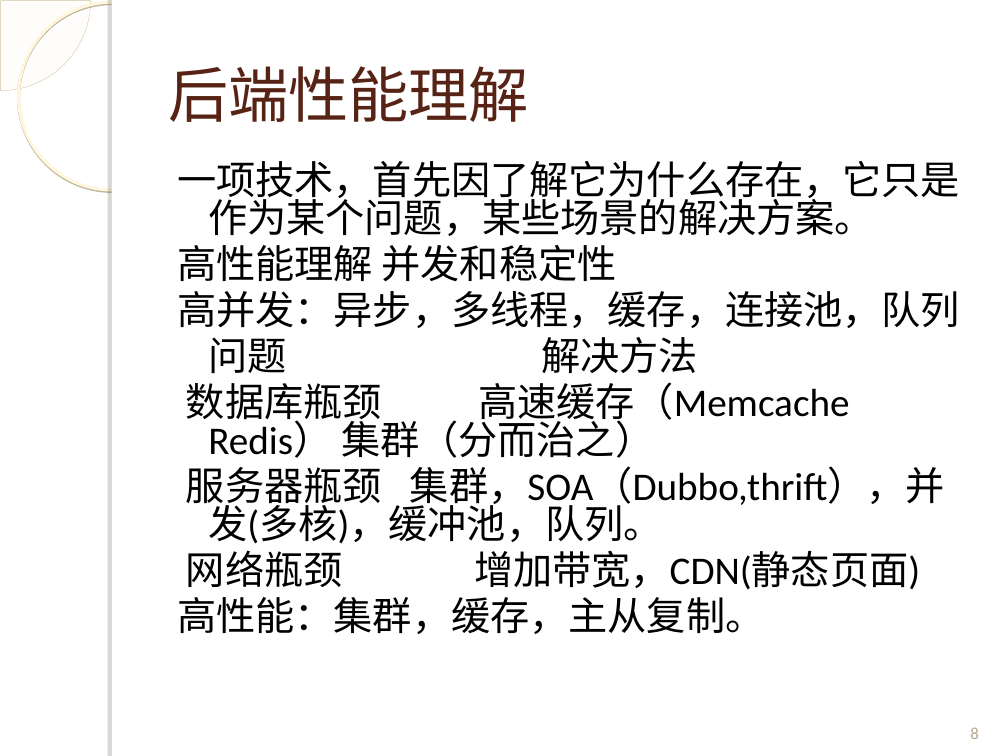
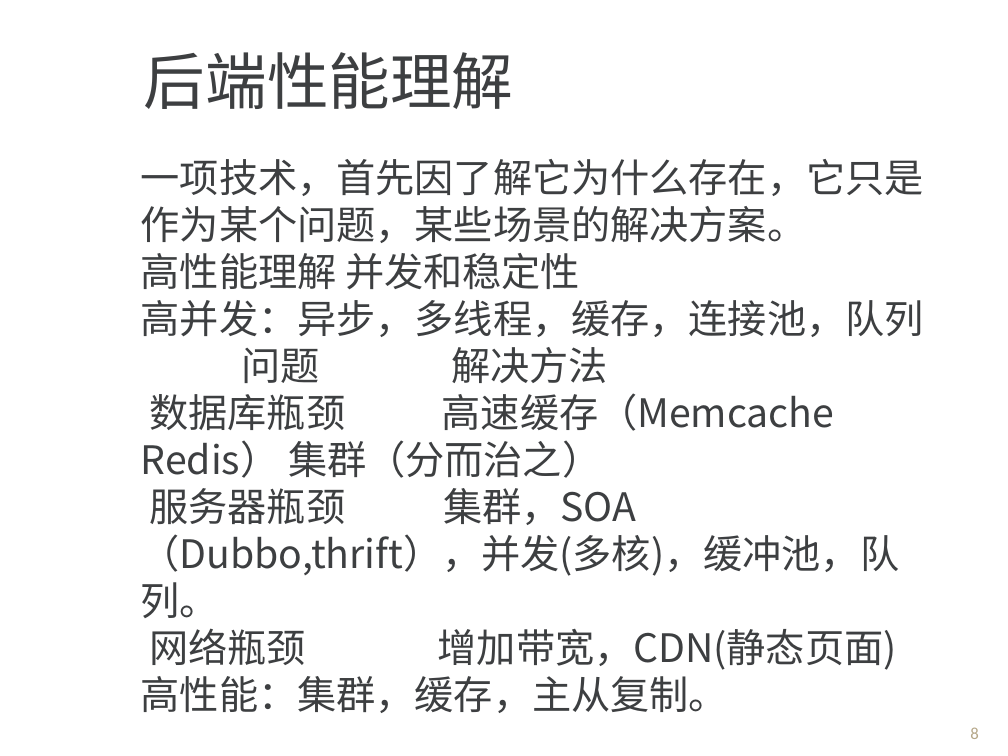
Before and after one commit to Spectrumleeee/Works, a slide deck: slide 8 of document/转正答辩_云平台部_黎光谱.ppt. Drawn at 1008x756 pixels with LibreOffice and Linux fonts; fonts in the diff are those of the drawing; background and template pictures are left out. Boxes give left, top, right and bottom in pixels: in the first picture for what was removed or moved away, otherwise in the second. Text is boxed around its words. In the diff, an @@ line names an element or a change of style, - is before the commit and + after.

```diff
--- a/document/转正答辩_云平台部_黎光谱.ppt
+++ b/document/转正答辩_云平台部_黎光谱.ppt
@@ freeform shape removed at [0,0,90,90] @@
@@ ellipse removed at [18,2,206,190] @@
@@ rectangle removed at [112,0,1008,756] @@
@@ rectangle removed at [112,0,120,756] @@
@@ text "后端性能理解": place and size @@
-text "后端性能理解" at [168,66,529,122]
+text "后端性能理解" at [144,52,514,109]
@@ text "后端性能理解" at [144,52,514,109]: size 43 to 44 pt, font Calibri to Arial, text colour #572314 to #3D3F41; vertical alignment middle to top @@
@@ text "一项技术，首先因了解它为什么存在，它只是作为某个问题，某些场景的解决方案。": place and size @@
-text "一项技术，首先因了解它为什么存在，它只是作为某个问题，某些场景的解决方案。" at [177,161,960,634]
+text "一项技术，首先因了解它为什么存在，它只是作为某个问题，某些场景的解决方案。" at [141,159,924,670]
@@ text "一项技术，首先因了解它为什么存在，它只是作为某个问题，某些场景的解决方案。" at [141,159,924,670]: font Calibri to Noto Sans CJK SC, text colour #000000 to #3D3F41; indent changed; line spacing 0.8 to 1; less space between paragraphs @@
```
Also in this commit, not shown: 12 other slides changed, 1 slide added, 1 slide removed.
